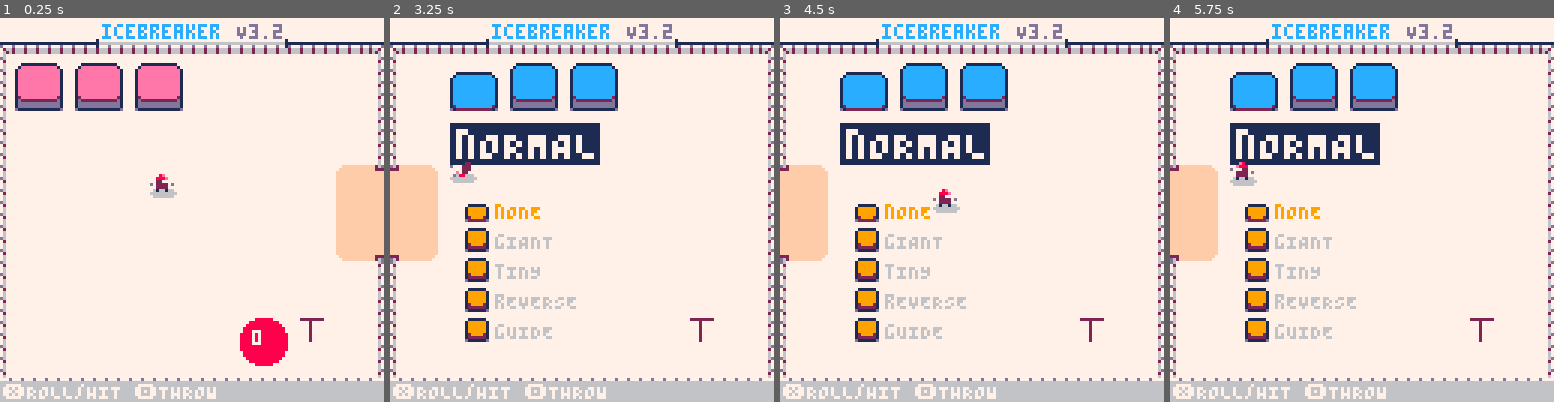
Above: before the commit, frames 1-4 (left to right).
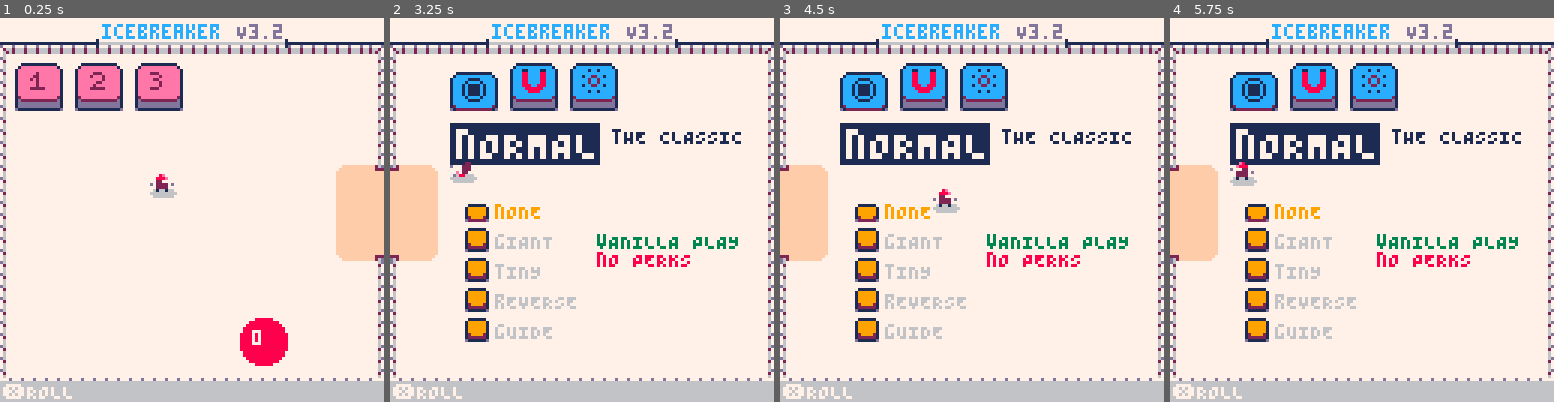
Above: after the commit, the same moments.

Repository: wsasaki01/icebreaker
Game: PICO-8 cartridge p3/icebreaker-p3.p8
Two runs of this game, one before a commit and one after it. Both use one fixed random seed, a clock stepped at 60 frames per second and the inputs below.
Inputs (mouse positions are in pixels of both pictures, inside the frame that each line leads up to):
- Up to frame 1 (0.25 s): no input
- Up to frame 2 (3.25 s): tap X (X key) at 0.33, 1.07, 1.85, 2.97 s; click (670, 121) at 0.67 s; tap O (Z key) at 0.7, 1.7, 2.1, 2.5, 2.9 s; click (436, 267) at 1.22 s; hold Right 1.6-2.1 s; click (497, 114) at 1.77 s; hold Up 2.15-2.42 s; click (562, 259) at 2.32 s; hold Right 2.47-3.03 s; click (624, 106) at 2.87 s; hold Left from 3.08 s (still down)
- Up to frame 3 (4.5 s): tap O (Z key) at 3.3, 3.7, 4.1 s; click (1075, 256) at 3.42 s; release Left at 3.58 s; hold Down 3.63-3.97 s; click (841, 102) at 3.97 s; hold Right from 4.02 s (still down); tap X (X key) at 4.08 s
- Up to frame 4 (5.75 s): tap O (Z key) every 0.4 s from 4.5 to 5.7 s; click (1292, 248) at 4.52 s; release Right at 4.68 s; hold Up 4.73-5.03 s; click (1354, 94) at 5.07 s; hold Left 5.08-5.68 s; tap X (X key) at 5.2 s; click (1419, 244) at 5.62 s; hold Down from 5.73 s (still down)

The runs differ from the first frame. In frame 1, 0.9% of the frame differs, in the area x 7-85%, y 14-100%; in frame 2, 2.5%, in the area x 18-92%, y 13-100%; in frame 3, 2.5%; in frame 4, 2.5%.

Commit message:
Refine config

Diff:
--- a/p3/draw.lua
+++ b/p3/draw.lua
@@ -43,7 +43,9 @@
         h:draw()
 
         rectfill(0, 121, 127, 127, 6)
-        print("❎"..h_types[menu_op.h_type].x_hint.." 🅾️"..h_types[menu_op.h_type].o_hint, 1, 122, 7)
+        local txt
+        if (hub or config) txt="❎ROLL" else txt="❎"..h_types[menu_op.h_type].x_hint.." 🅾️"..h_types[menu_op.h_type].o_hint
+        print(txt, 1, 122, 7)
     elseif play then
         draw_play()
     elseif retry then
--- a/p3/icebreaker-p3.p8
+++ b/p3/icebreaker-p3.p8
@@ -94,14 +94,14 @@
 00000000000000000000000000000000000000000000000000000000000000000000000000000000000000000000000000000000000000000000000000000000
 00000000000000000000000000000000000000000000000000000000000000000000000000000000000000000000000000000000000000000000000000000000
 00000000000000000000000000000000000000000000000000000000000000000000000000000000000000000000000000000000000000000000000000000000
-00000000000000000000000000000000000000000000000000000000000000000000000000000000000000000000000000000000000000000000000000000000
-00000000000000000000000000000000000000000000000000000000000000000000000000000000000000000000000000000000000000000000000000000000
-00000000000000000000000000000000000000000000000000000000000000000000000000000000000000000000000000000000000000000000000000000000
-00000000000000000000000000000000000000000000000000000000000000000000000000000000000000000000000000000000000000000000000000000000
-00000000000000000000000000000000000000000000000000000000000000000000000000000000000000000000000000000000000000000000000000000000
-00000000000000000000000000000000000000000000000000000000000000000000000000000000000000000000000000000000000000000000000000000000
-00000000000000000000000000000000000000000000000000000000000000000000000000000000000000000000000000000000000000000000000000000000
-00000000000000000000000000000000000000000000000000000000000000000000000000000000000000000000000000000000000000000000000000000000
+00111100110000110010010000000000000000000000000000000000000000000000000000000000000000000000000000000000000000000000000000000000
+01000010880000880000000000000000000000000000000000000000000000000000000000000000000000000000000000000000000000000000000000000000
+10111101880000881002200100000000000000000000000000000000000000000000000000000000000000000000000000000000000000000000000000000000
+10111101880000880020020000000000000000000000000000000000000000000000000000000000000000000000000000000000000000000000000000000000
+10111101880000880020020000000000000000000000000000000000000000000000000000000000000000000000000000000000000000000000000000000000
+10111101888008881002200100000000000000000000000000000000000000000000000000000000000000000000000000000000000000000000000000000000
+01000010088888800000000000000000000000000000000000000000000000000000000000000000000000000000000000000000000000000000000000000000
+00111100008888000010010000000000000000000000000000000000000000000000000000000000000000000000000000000000000000000000000000000000
 00000000000000000000000000000000000000000000000000000000000000000000000000000000000000000000000000000000000000000000000000000000
 00000000000000000000000000000000000000000000000000000000000000000000000000000000000000000000000000000000000000000000000000000000
 00000000000000000000000000000000000000000000000000000000000000000000000000000000000000000000000000000000000000000000000000000000
--- a/p3/init.lua
+++ b/p3/init.lua
@@ -30,21 +30,21 @@
     h_types = {
         {name="nORMAL", desc="tHE CLASSIC",
         x_hint="ROLL/HIT", o_hint="THROW",},
-        {name="mAGNET", desc="rECALL TO HIT",
+        {name="mAGNET", desc="rECALL TO\nHIT",
         x_hint="ROLL/HIT", o_hint="THROW/RECALL"},
-        {name="tELEPORT", desc="bLINK TO HAMMER",
+        {name="tELEPORT", desc="bLINK TO\nHAMMER",
         x_hint="ROLL/HIT", o_hint="THROW/TELEPORT",}
     }
 
     mods = {
         {name="nONE", desc="",
         perk="vANILLA PLAY", disad="nO PERKS"},
-        {name="gIANT", desc="tHREATENING, BUT\nUNWEILDY",
+        {name="gIANT", desc="tHREATENING,\nBUT UNWEILDY",
         perk="1.5X SCORE", disad="sLOW"},
-        {name="tINY", desc="cHAOTIC, BUT DEADLY\nIN DEFT HANDS",
-        perk="3.5X SCORE", disad="fAST COMBO DECAY"},
+        {name="tINY", desc="cHAOTIC, BUT\nDEADLY IN\nDEFT HANDS",
+        perk="3.5X SCORE", disad="fAST COMBO\nDECAY"},
         {name="rEVERSE", desc="iT'S GOT YOUR\nBACK!",
-        perk="sECURITY", disad="hARDER TO RETRIEVE"},
+        perk="sECURITY", disad="hARDER TO\nRETRIEVE"},
         {name="gUIDE", desc="a HELPING HAND",
         perk="fORESIGHT", disad=""}
     }
@@ -59,9 +59,9 @@
             {"cOMBO", "bUILD YOUR SCORE!"}
         }},
         {"magnets", {
-            {"aTTRACTION", "tHE POWER OF MAGNETISM!"},
+            {"aTTRACTION", "tHE POWER OF MAGNETS!"},
             {"mODS", "dESIGN YOUR BUILD!"},
-            {"rUSH", "rEADY YOUR REFLEXES..."}
+            {"rUSH", "rEADY YOURSELF..."}
         }},
         {"teleport", {
             {"bLINK", "lIKE MAGIC!"},
@@ -70,6 +70,8 @@
     }
 
     buttons={{}, {}, {}, {}}
+    alpha="abcdefghijklmnopqrstuvwxyz"
+
     local x_pos=5
     local tile_cnt=1
     for tile in all(level_tiles) do
@@ -127,6 +129,48 @@
     p = create_player(menu_op.h_type, menu_op.mod)
     h = create_weapon(menu_op.h_type, menu_op.mod)
 
+    reset_tbls()
+
+    fr=0
+
+    bounds = {{x=2, y=10}, {x=126, y=119}}
+
+    h_v_min = 2
+    h_magnet_v_min = 0.5
+    h_magnet_v_max = 10
+
+    magnet_multi = 1.25
+
+    e_s_min = 0.4
+    e_s_max = 1
+    e_s_range = e_s_max - e_s_min
+
+    e_s_bounds={{e_s_min, 0.8}, {0.8, 0.9}, {0.9, e_s_max}}
+
+    max_particles=40
+
+    sh_str1 = 0
+    sh_str2 = 0
+    sh_str3 = 0
+
+    hs = 0 -- 0 for not, num for frame count
+
+    start_cnt = 0
+    start_fr = 30
+
+    retry_cnt = 0
+    retry_fr = 30
+
+    return_cnt = 0
+    return_fr = 30
+
+    hit_sign_lim = 4
+
+    x_stick = false
+    o_stick = false
+end
+
+function reset_tbls()
     particles={}
     cracks={}
     float_scores={}
@@ -135,44 +179,6 @@
     enemies = {}
     hit_signs = {}
     hearts = {}
-
-    fr=0
-
-    bounds = {{x=2, y=10}, {x=126, y=119}}
-
-    h_v_min = 2
-    h_magnet_v_min = 0.5
-    h_magnet_v_max = 10
-
-    magnet_multi = 1.25
-
-    e_s_min = 0.4
-    e_s_max = 1
-    e_s_range = e_s_max - e_s_min
-
-    e_s_bounds={{e_s_min, 0.8}, {0.8, 0.9}, {0.9, e_s_max}}
-
-    max_particles=40
-
-    sh_str1 = 0
-    sh_str2 = 0
-    sh_str3 = 0
-
-    hs = 0 -- 0 for not, num for frame count
-
-    start_cnt = 0
-    start_fr = 30
-
-    retry_cnt = 0
-    retry_fr = 30
-
-    return_cnt = 0
-    return_fr = 30
-
-    hit_sign_lim = 4
-
-    x_stick = false
-    o_stick = false
 end
 
 function get_lvl(pack,lvl)
--- a/p3/setup.lua
+++ b/p3/setup.lua
@@ -13,6 +13,7 @@
         end
     end
 
+    reset_tbls()
     p = create_player(menu_op.h_type, menu_op.mod)
     cont = create_controller(get_lvl(pack,lvl))
 end
--- a/p3/ui.lua
+++ b/p3/ui.lua
@@ -109,30 +109,41 @@
         end,
 
         draw=function(_ENV)
-            if (type==1) pal(7, 14)
-            if (type==2) pal(7, 15)
-            if (type==3) pal(7, 12)
+            local cols={14,15,12,9}
+            pal(7,cols[type])
             if type==4 then
-                pal(7, 9)
+                local info=mods[cnt]
                 spr(pressed and 124 or 123, x, y)
-                print(mods[cnt].name, x+10, y+2, pressed and 9 or 6)
+                print(info.name, x+10, y+2, pressed and 9 or 6)
+                if pressed then
+                    print(info.desc.."\n", 69, 60)
+                    print(info.perk, 3)
+                    print(info.disad, 8)
+                end
             else
                 sspr(pressed and 72 or 56, 40, 16, 16, x, y, xw, yw)
+                if type==1 then
+                    pal(6, 2)
+                    spr(64+cnt, x+5, y+(pressed and 6 or 3))
+                    pal()
+                elseif type==2 then
+                    print(alpha[cnt], x+6, y+(pressed and 7 or 4), 4)
+                    if pressed then
+                        local info=level_tiles[parent_cnt][2][cnt]
+                        print(parent_cnt..alpha[cnt].." \^i"..info[1].."\n", 28, 45, 12)
+                        print(info[2].."\n", 14)
+                        print("wAVES: "..#get_lvl(parent_cnt,cnt))
+                    end
+                elseif type==3 then
+                    spr(159+cnt, x+4, y+(pressed and 5 or 2))
+                    if pressed then
+                        local info=h_types[cnt]
+                        print("\^i\^t\^w"..info.name, 22, 37, 1)
+                        print(info.desc, 26+8*#info.name, 37, 1)
+                    end
+                end
             end
             pal()
-
-            if (type==2) print(cnt, x+6, y+(pressed and 7 or 4), 0)
-            if type==2 and pressed then
-                local info=level_tiles[parent_cnt][2][cnt]
-                print("\^i"..info[1].."\n", 28, 45, 12)
-                print(info[2].."\n", 14)
-                print("wAVES: "..#get_lvl(parent_cnt,cnt))
-            end
-
-            if type==3 and pressed then
-                local info=h_types[cnt]
-                print("\^i\^t\^w"..info.name, 22, 37, 1)
-            end
         end
     }, {__index=_ENV}))
 end
--- a/p3/update.lua
+++ b/p3/update.lua
@@ -23,14 +23,9 @@
             return_cnt = 0
             play=false
             retry=false
-            particles={}
-            cracks={}
-            float_scores={}
-
-            attacks = {}
-            enemies = {}
-            hit_signs = {}
-            hearts = {}
+
+            reset_tbls()
+            p = create_player(menu_op.h_type, menu_op.mod)
             hub=true
         end
     else
--- a/p3/weapon.lua
+++ b/p3/weapon.lua
@@ -50,7 +50,7 @@
         attacking=false,
 
         draw = function(_ENV)
-            if (equipped) return
+            if (equipped or hub or config) return
 
             if mod==2 then
                 sspr(s%16*8, s\16*8, 8, 8, x, y, xw, yw)
@@ -78,6 +78,8 @@
         end,
 
         move = function(_ENV)
+            if (hub or config) return
+
             attack_gap_list={}
             catch_gap_list={}
             move_normal(_ENV)
@@ -178,6 +180,8 @@
         end,
 
         check = function(_ENV)
+            if (hub or config) return
+
             if (v <= 1) v = 0
 
             local flag = false
